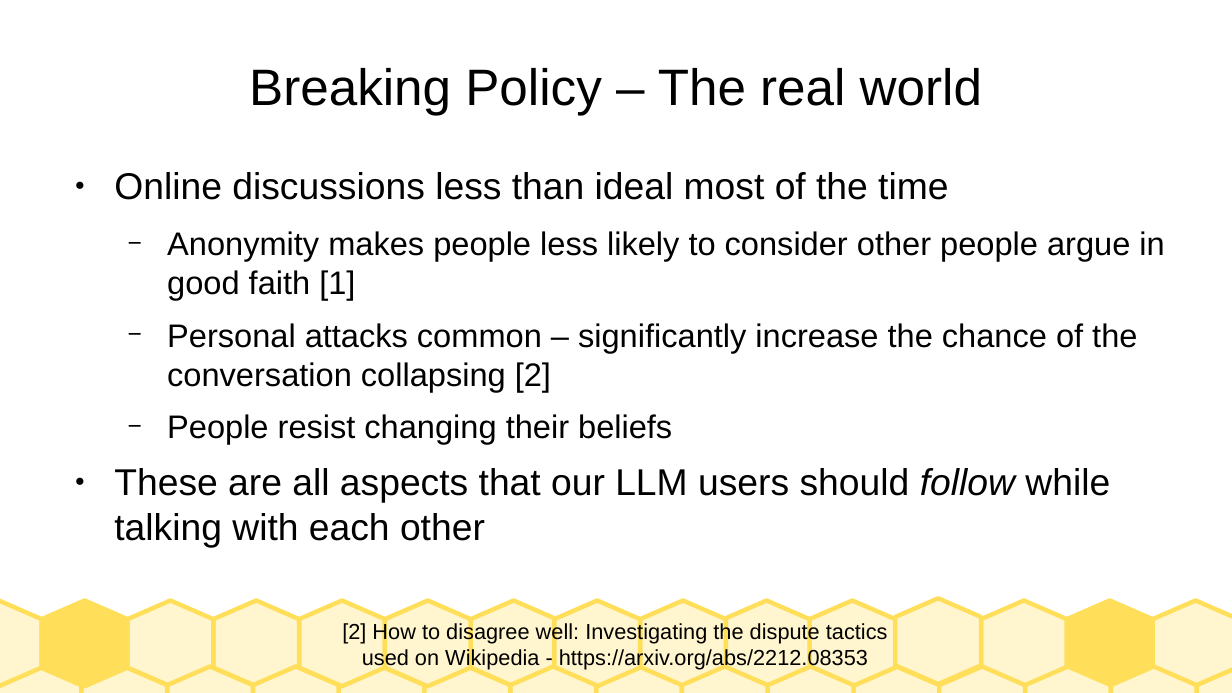
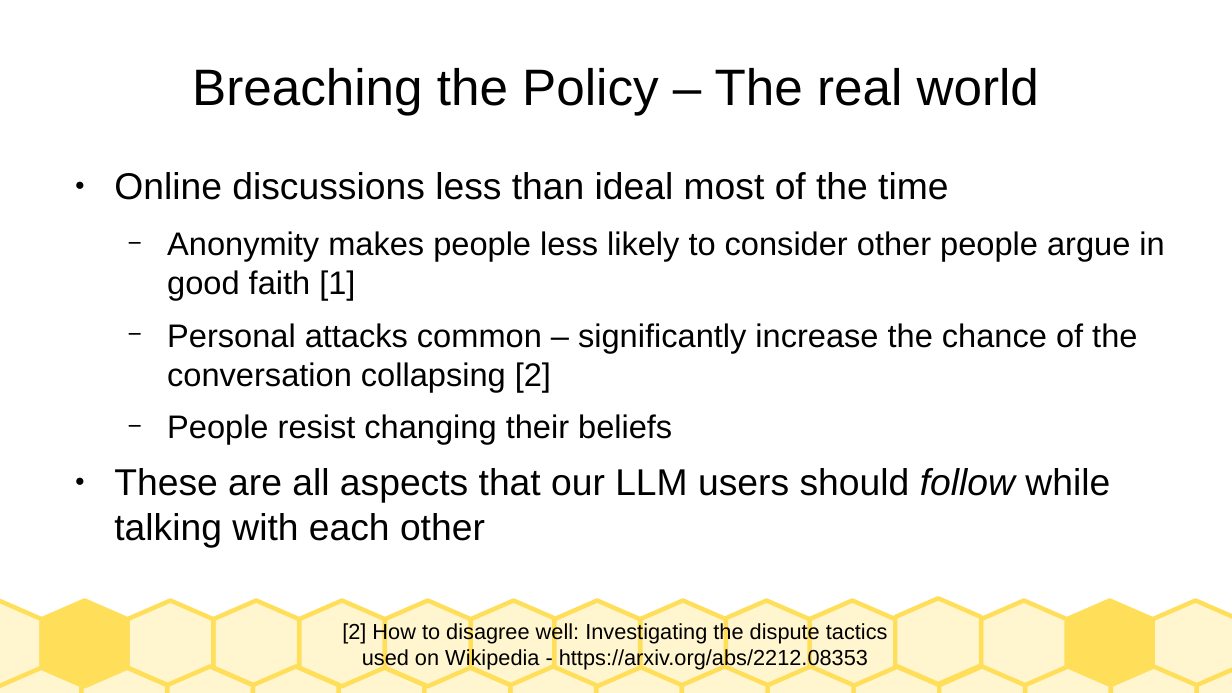
Before and after one commit to dimits-ts/llm_moderation_research, a slide deck: slide 6 of presentations/prompts.odp. Drawn at 1232x693 pixels with LibreOffice and Linux fonts; fonts in the diff are those of the drawing. Boxes give left, top, right and bottom in pixels: in the first picture for what was removed or moved away, otherwise in the second. Text is boxed around its words. In the diff, an @@ line names an element or a change of style, - is before the commit and + after.

```diff
--- a/presentations/prompts.odp
+++ b/presentations/prompts.odp
@@ title at box(192, 68, 1039, 116): text changed @@
-Breaking Policy – The real world
+Breaching the Policy – The real world
```
Also in this commit, not shown: 8 other slides changed.
